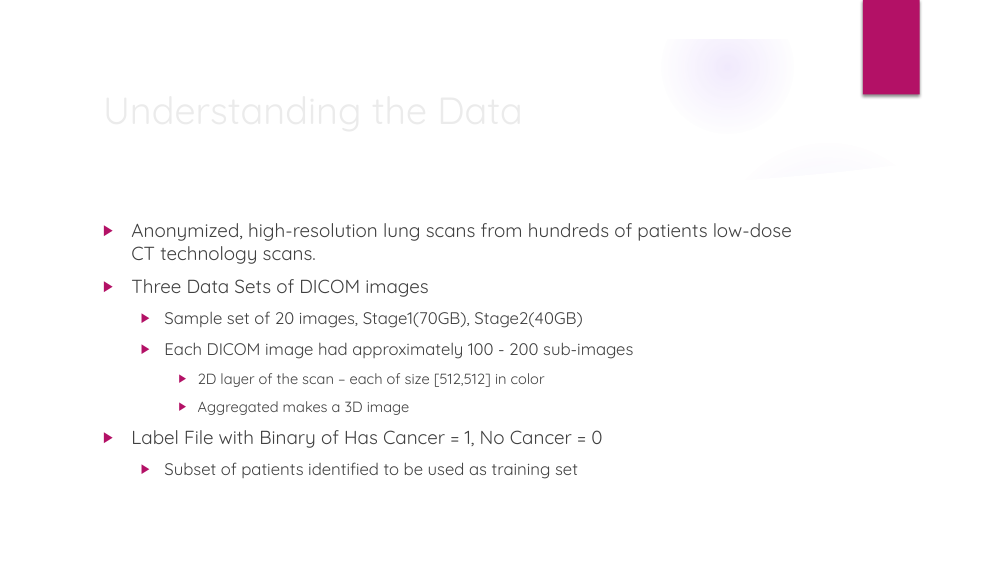
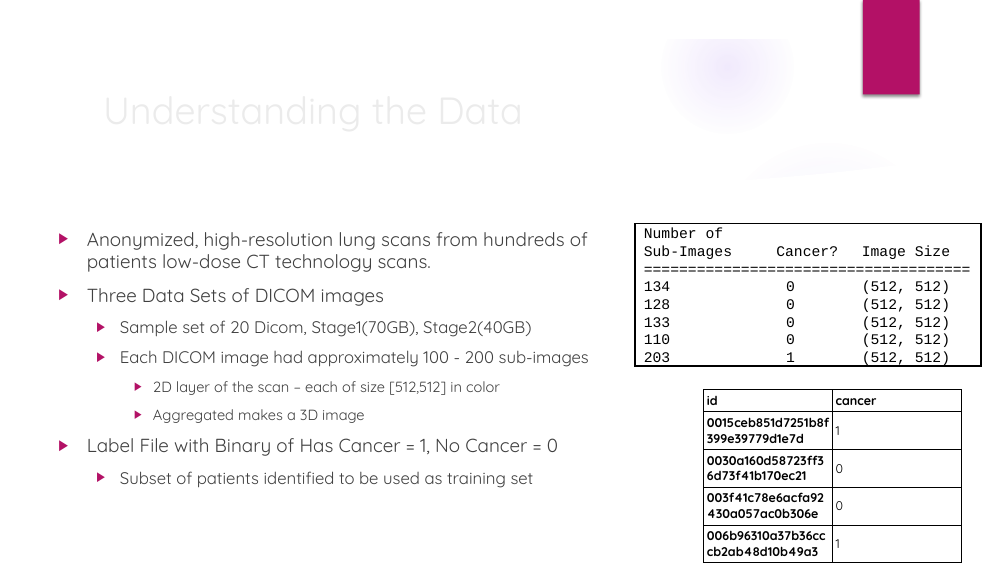
Before and after one commit to bgoldfe2/csi758project, a slide deck: slide 2 of CSI 758 Project Spring 2017 Bruce Goldfeder.pptx. Drawn at 1008x567 pixels with LibreOffice and Linux fonts; fonts in the diff are those of the drawing; background and template pictures are left out. Boxes give left, top, right and bottom in pixels: in the first picture for what was removed or moved away, otherwise in the second. Text is boxed around its words. In the diff, an @@ line names an element or a change of style, - is before the commit and + after.

Commit message:
finished sample pre-preprocessing onto last video

```diff
--- a/CSI 758 Project Spring 2017 Bruce Goldfeder.pptx
+++ b/CSI 758 Project Spring 2017 Bruce Goldfeder.pptx
@@ text "Anonymized, high-resolution lung scans from ...": place and size @@
-text "Anonymized, high-resolution lung scans from ..." at <box>131,223,792,479</box>
+text "Anonymized, high-resolution lung scans from ..." at <box>87,232,589,488</box>
@@ rectangle added at <box>635,224,982,366</box>, fill #FFFFFF, outline #000000 1.5 pt, 14 pt, text #000000 @@
+Number of
+Sub-Images Cancer? Image Size
+=====================================
+134 0 (512, 512)
+128 0 (512, 512)
+133 0 (512, 512)
+110 0 (512, 512)
+203 1 (512, 512)
@@ text at <box>120,320,531,337</box>: text changed @@
-  ▶ Sample set of 20 images, Stage1(70GB), Stage2(40GB)
+  ▶ Sample set of 20 Dicom, Stage1(70GB), Stage2(40GB)
@@ table added at <box>704,389,961,557</box>, 5 rows, 2 columns @@
+id | cancer
+0015ceb851d7251b8f399e39779d1e7d | 1
+0030a160d58723ff36d73f41b170ec21 | 0
+003f41c78e6acfa92430a057ac0b306e | 0
+006b96310a37b36cccb2ab48d10b49a3 | 1
```
Also in this commit, not shown: 2 slides added, 3 other files.
